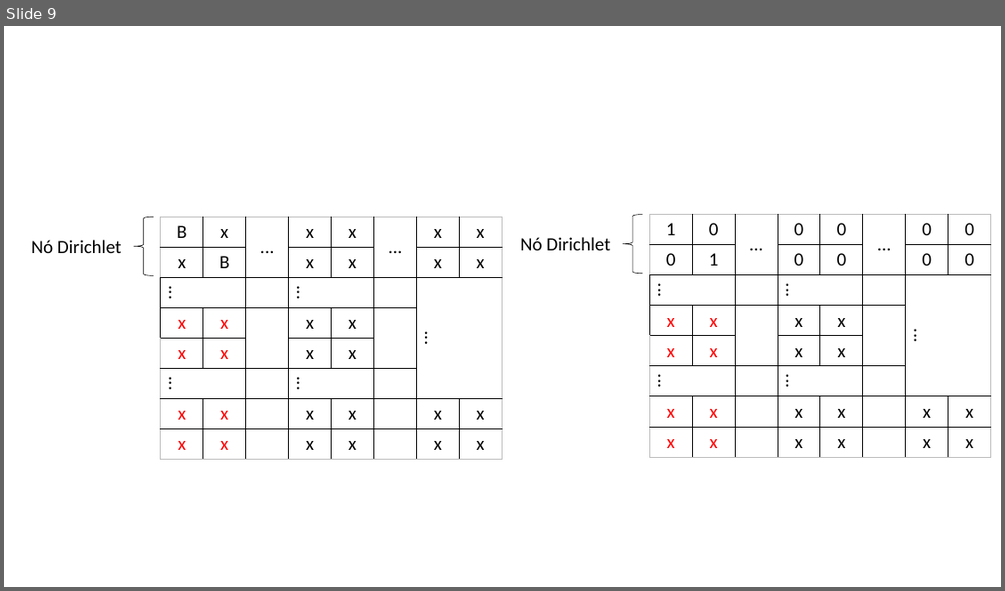
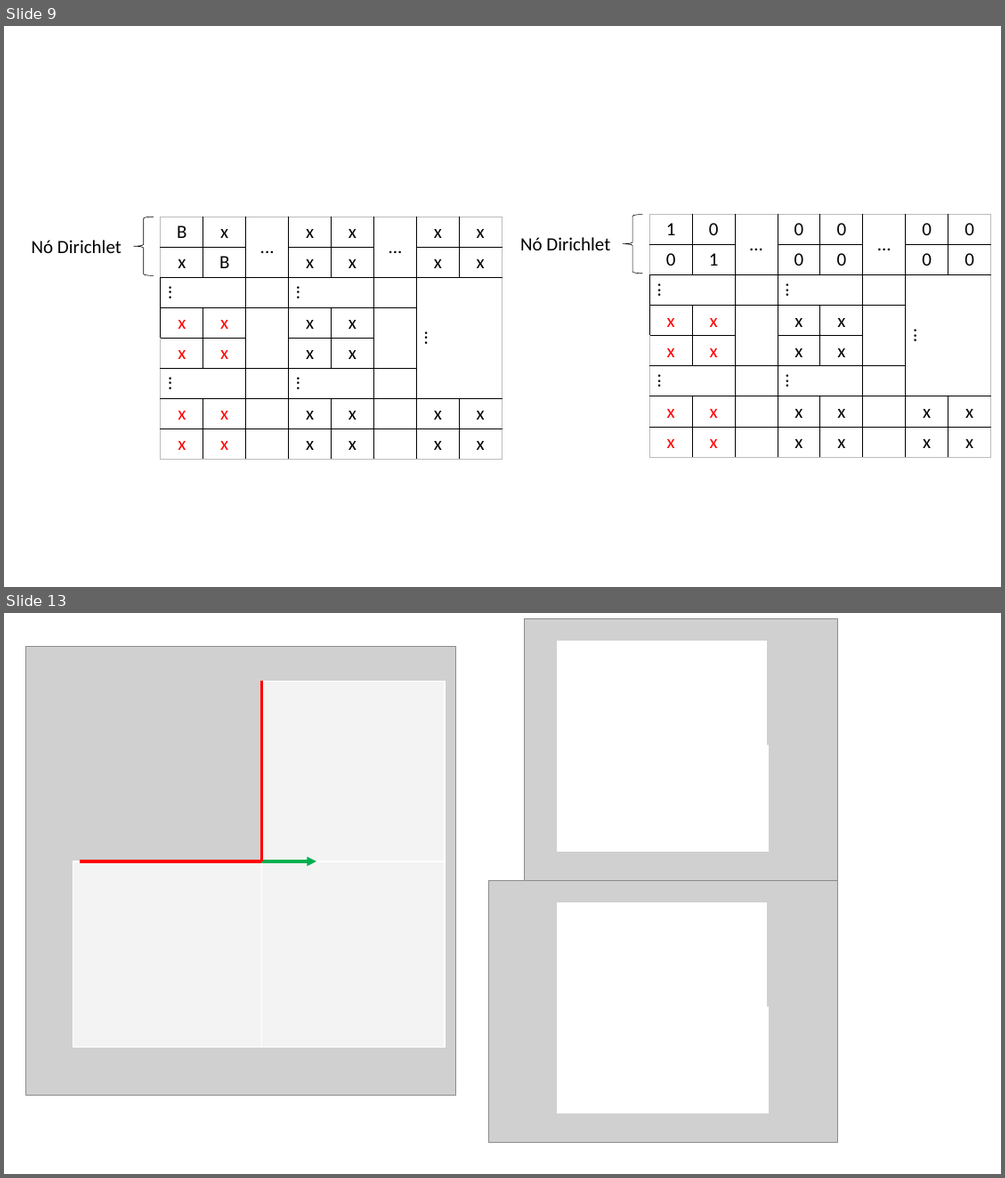
Before and after one commit to mtsodf/TeseMestrado, a slide deck: Outros/MestradoFiguras.pptx. Shown one above the other, each under a label of ours: slide 9 before the commit, slides 9 and 13 after it; the slides between them are not shown. The pictures are 1005x591 and 1005x1178 pixels, drawn with LibreOffice and Linux fonts; fonts in the diff are those of the drawing; grey boxes stand for pictures. Boxes give left, top, right and bottom in pixels: in the first picture for what was removed or moved away, otherwise in the second. Text is boxed around its words. In the diff, an @@ line names an element or a change of style, - is before the commit and + after.

```diff
--- a/Outros/MestradoFiguras.pptx
+++ b/Outros/MestradoFiguras.pptx
@@ slide 13 added at bbox=[4, 613, 1001, 1174], background #FFFFFF @@
@@ picture added at bbox=[525, 618, 837, 880] @@
@@ picture added at bbox=[25, 647, 455, 1095] @@
@@ rectangle added at bbox=[558, 641, 662, 746], fill #FFFFFF, outline #FFFFFF 1 pt @@
@@ rectangle added at bbox=[662, 641, 767, 746], fill #FFFFFF, outline #FFFFFF 1 pt @@
@@ rectangle added at bbox=[262, 681, 445, 861], fill #FFFFFF at 75% opacity, outline #FFFFFF 1 pt @@
@@ line added from (262, 681) to (262, 861), #FF0000 3 pt @@
@@ rectangle added at bbox=[558, 746, 662, 852], fill #FFFFFF, outline #FFFFFF 1 pt @@
@@ rectangle added at bbox=[662, 746, 769, 852], fill #FFFFFF, outline #FFFFFF 1 pt @@
@@ rectangle added at bbox=[73, 861, 262, 1046], fill #FFFFFF at 75% opacity, outline #FFFFFF 1 pt @@
@@ line added from (80, 861) to (262, 861), #FF0000 3 pt @@
@@ rectangle added at bbox=[262, 861, 445, 1046], fill #FFFFFF at 75% opacity, outline #FFFFFF 1 pt @@
@@ arrow added from (262, 861) to (316, 861), #00B050 3 pt @@
@@ picture added at bbox=[488, 880, 838, 1142] @@
@@ rectangle added at bbox=[558, 903, 662, 1007], fill #FFFFFF, outline #FFFFFF 1 pt @@
@@ rectangle added at bbox=[662, 903, 767, 1007], fill #FFFFFF, outline #FFFFFF 1 pt @@
@@ rectangle added at bbox=[558, 1007, 662, 1113], fill #FFFFFF, outline #FFFFFF 1 pt @@
@@ rectangle added at bbox=[662, 1007, 769, 1113], fill #FFFFFF, outline #FFFFFF 1 pt @@
```
Also in this commit, not shown: 11 other slides added.
